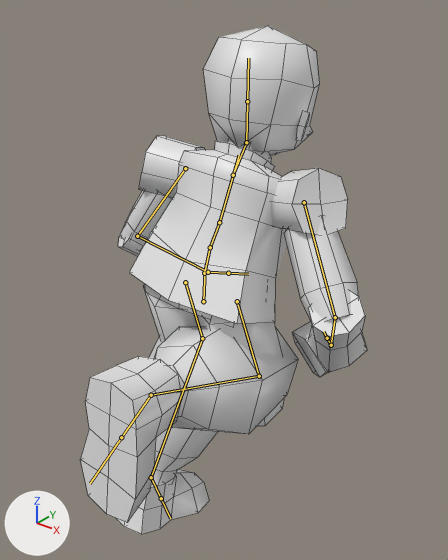
The FBX model Assets/Models/MainChar.fbx as it was, and as the next commit left it.
Camera for both pictures: a 50 mm camera at (0.924, -1.083, 1.516) aimed at (0.031, 0.033, 0.824). Lighting does not change. The marker at lower left points along +X, +Y and +Z. Both versions are drawn at frame 9 of the action 'Run.001'; the numbers are the values there. The bones that bend it are drawn over the model as lines. Mesh edges are drawn as thin lines.

Names of what the first picture shows: 'GokuranChar'.
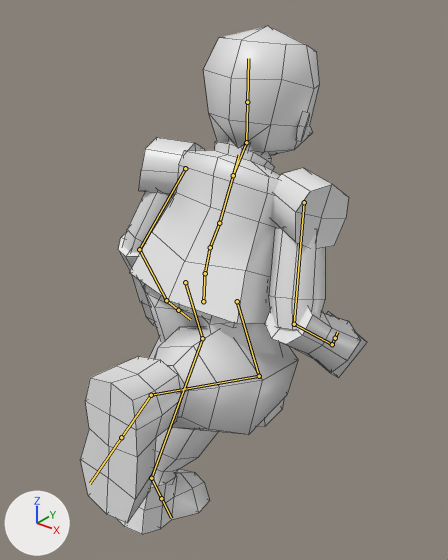
Changed parts and their boxes (x1, y1, x2, y2) in the pictures (448 x 560 px):
'GokuranChar', posed: before (81, 26, 367, 534); after (80, 26, 367, 534)
bone 'upper_arm.R', root to tip: before (304, 202) to (335, 317); after (304, 202) to (294, 324)
bone 'forearm.R', root to tip: before (335, 317) to (331, 345); after (294, 324) to (332, 344)
bone 'hand.R', root to tip: before (331, 345) to (327, 338); after (332, 344) to (335, 338)
bone 'upper_arm.L', root to tip: before (185, 168) to (137, 236); after (185, 168) to (139, 249)
bone 'forearm.L', root to tip: before (137, 236) to (208, 272); after (139, 249) to (166, 300)
bone 'hand.L', root to tip: before (208, 272) to (228, 273); after (166, 300) to (178, 310)

Diff of the bpy script that builds the scene:
```diff
--- a/Assets/Models/MainChar.fbx.py
+++ b/Assets/Models/MainChar.fbx.py
@@ bone_upper_arm_r @@
 bone_upper_arm_r = bpy.data.objects['Char'].pose.bones['upper_arm.R']  # child of 'spine.003'
-bone_upper_arm_r.rotation_quaternion = (0.881, 0.167, 0.185, -0.403)  # degrees (9, 27, -47)
+bone_upper_arm_r.rotation_quaternion = (0.791, 0.157, 0.099, -0.583)  # degrees (8, 20, -71)
@@ bone_forearm_r @@
 bone_forearm_r = bpy.data.objects['Char'].pose.bones['forearm.R']  # child of 'upper_arm.R'
-bone_forearm_r.rotation_quaternion = (0.76, -0.31, 0.072, -0.567)  # degrees (-35, -14, -69)
+bone_forearm_r.rotation_quaternion = (0.798, -0.556, 0.051, -0.226)  # degrees (-68, -10, -25)
@@ bone_hand_r @@
 bone_hand_r = bpy.data.objects['Char'].pose.bones['hand.R']  # child of 'forearm.R'
-bone_hand_r.rotation_quaternion = (0.996, 0.057, 0.049, -0.05)  # degrees (6, 6, -5)
+bone_hand_r.rotation_quaternion = (0.999, 0.03, 0.008, -0.03)  # degrees (3, 1, -3)
@@ bone_upper_arm_l @@
 bone_upper_arm_l = bpy.data.objects['Char'].pose.bones['upper_arm.L']  # child of 'spine.003'
-bone_upper_arm_l.rotation_quaternion = (0.855, 0.025, -0.243, 0.457)  # degrees (-12, -26, 59)
+bone_upper_arm_l.rotation_quaternion = (0.835, 0.047, -0.142, 0.529)  # degrees (-4, -17, 65)
@@ bone_forearm_l @@
 bone_forearm_l = bpy.data.objects['Char'].pose.bones['forearm.L']  # child of 'upper_arm.L'
-bone_forearm_l.rotation_quaternion = (0.761, -0.286, -0.05, 0.58)  # degrees (-31, 15, 71)
+bone_forearm_l.rotation_quaternion = (0.936, -0.305, -0.02, 0.174)  # degrees (-35, 4, 20)
@@ bone_hand_l @@
 bone_hand_l = bpy.data.objects['Char'].pose.bones['hand.L']  # child of 'forearm.L'
-bone_hand_l.rotation_quaternion = (0.998, 0.041, -0.035, 0.036)  # degrees (5, -4, 4)
+bone_hand_l.rotation_quaternion = (0.996, 0.058, 0.047, -0.052)  # degrees (6, 6, -6)
```
